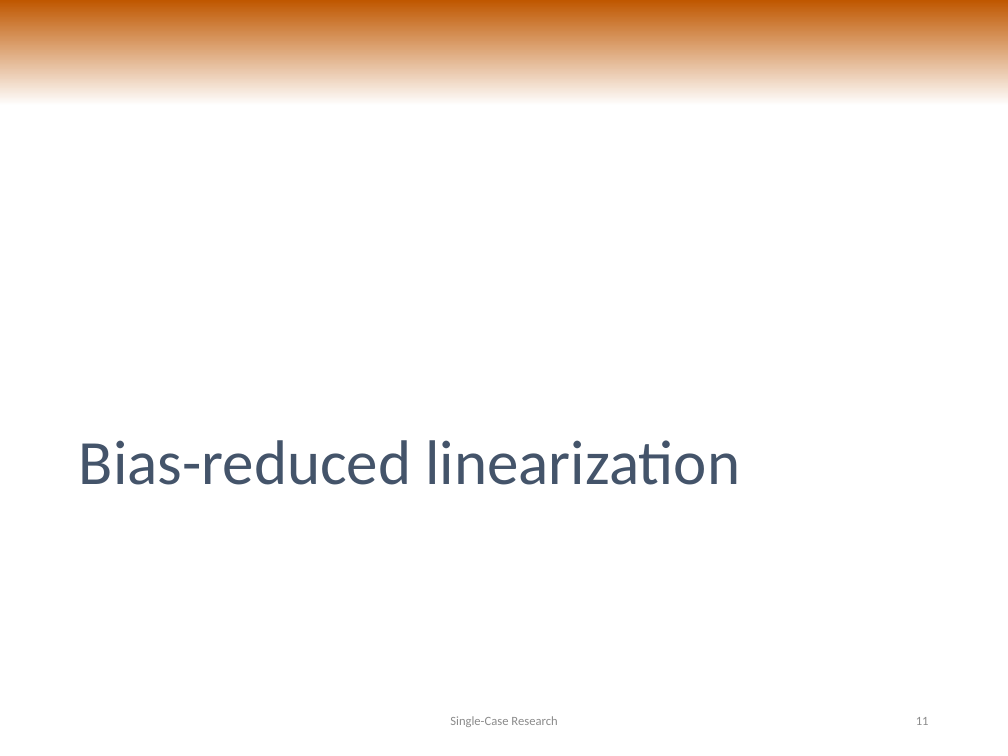
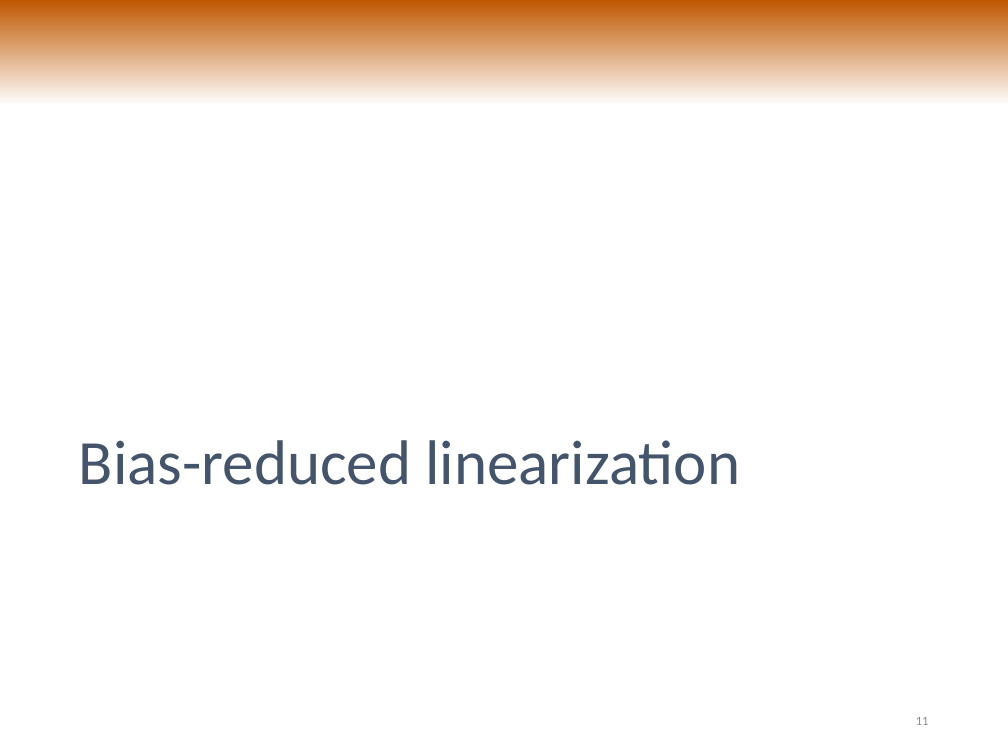
Before and after one commit to jepusto/clubSandwich, a slide deck: slide 11 of paper_ClusterRobustTesting/PRC_talk_20160218.pptx. Drawn at 1008x756 pixels with LibreOffice and Linux fonts; fonts in the diff are those of the drawing. Boxes give left, top, right and bottom in pixels: in the first picture for what was removed or moved away, otherwise in the second. Text is boxed around its words. In the diff, an @@ line names an element or a change of style, - is before the commit and + after.

```diff
--- a/paper_ClusterRobustTesting/PRC_talk_20160218.pptx
+++ b/paper_ClusterRobustTesting/PRC_talk_20160218.pptx
@@ text removed at [450,716,557,727] @@
-Single-Case Research
```
Also in this commit, not shown: 9 other slides changed, 3 slides added, 2 slides removed, 2 other files.
